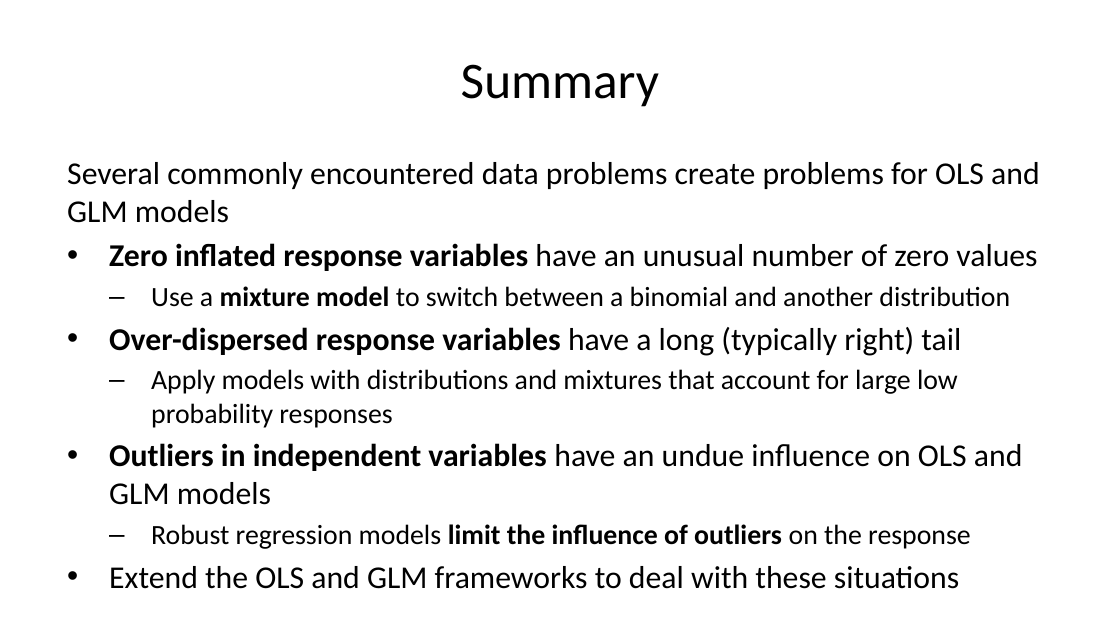
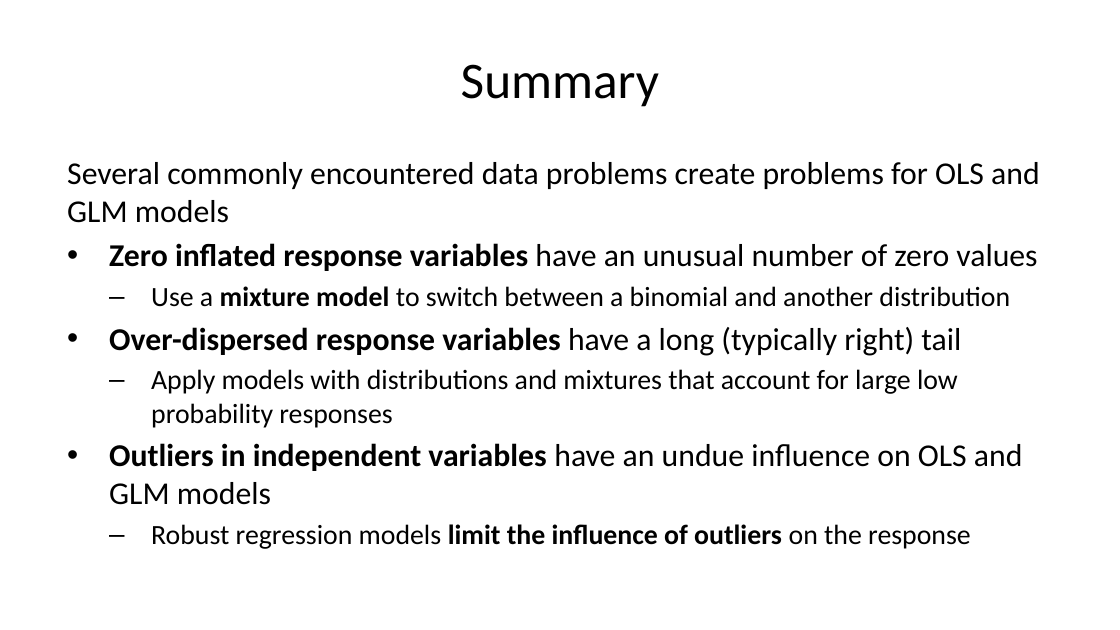
Before and after one commit to StephenElston/CSCI-E-83, a slide deck: slide 53 of LectureSlides/10b_ModelsFor OutliersAndOverdispersion.pptx. Drawn at 1120x630 pixels with LibreOffice and Linux fonts; fonts in the diff are those of the drawing. Boxes give left, top, right and bottom in pixels: in the first picture for what was removed or moved away, otherwise in the second. Text is boxed around its words. In the diff, an @@ line names an element or a change of style, - is before the commit and + after.

```diff
--- a/LectureSlides/10b_ModelsFor OutliersAndOverdispersion.pptx
+++ b/LectureSlides/10b_ModelsFor OutliersAndOverdispersion.pptx
@@ text at box(109, 566, 959, 589): paragraph removed @@
-• Extend the OLS and GLM frameworks to deal with these situations
```
Also in this commit, not shown: 6 other slides changed.
